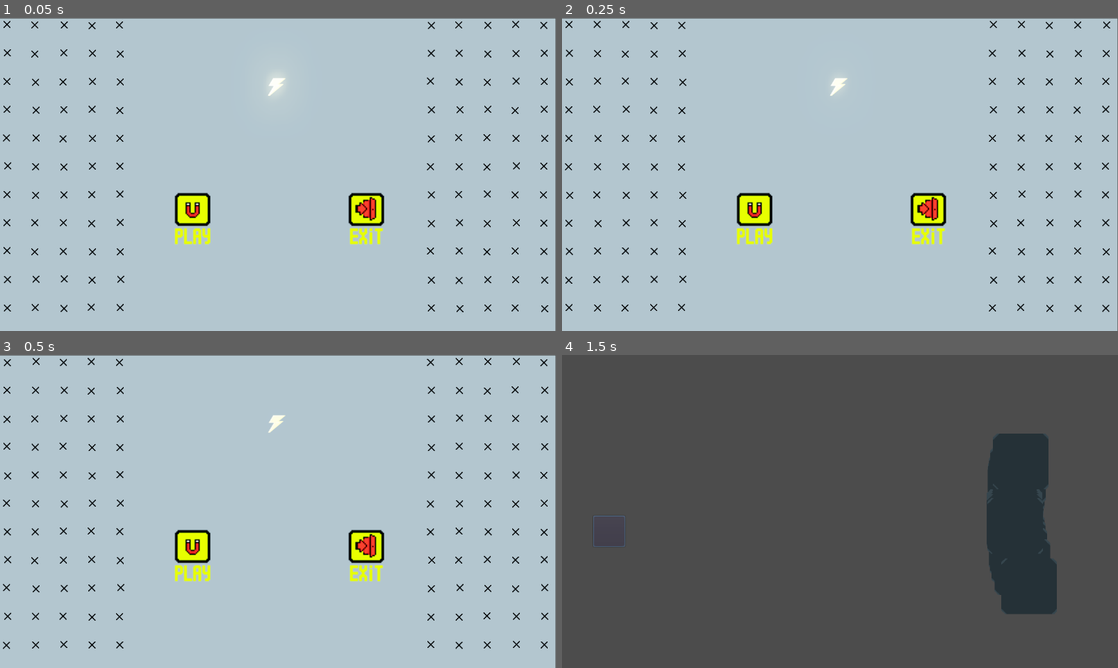
Above: before the commit, frames 1-4 (two rows, left to right).
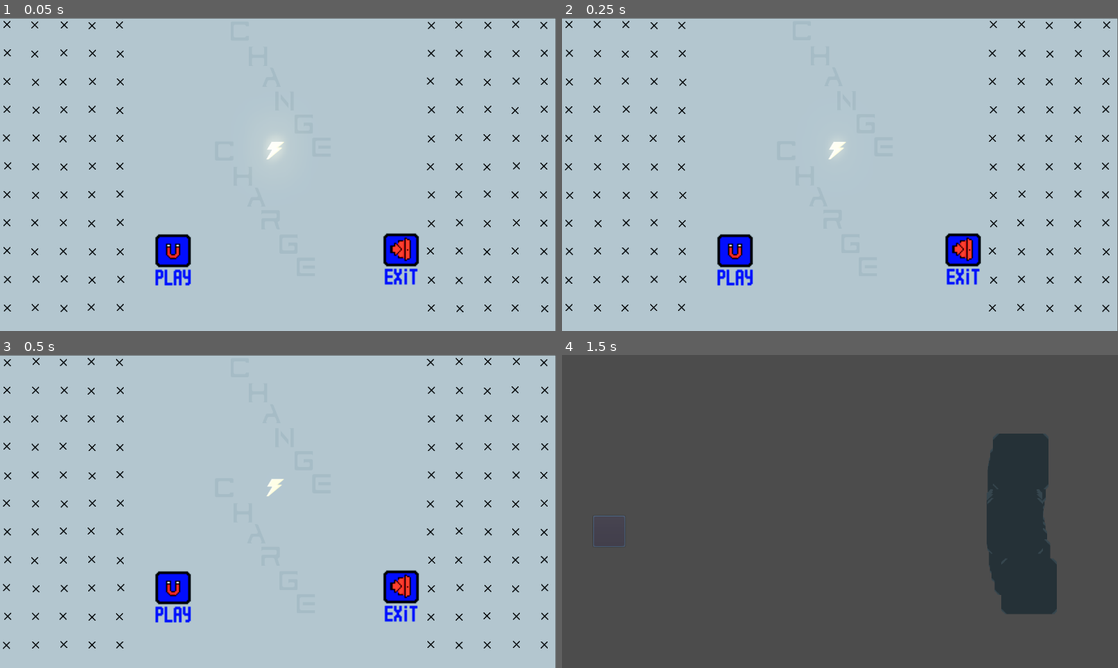
Above: after the commit, the same moments.

Repository: Gamedev-do-Hiroshi/changecharge
Game: Godot game, scene res://scenes/Title_Screen.tscn
Two runs of this game, one before a commit and one after it. Both use one fixed random seed, a clock stepped at 60 frames per second and the inputs below. This scene is started directly instead of the project's main scene.
Inputs (mouse positions are in pixels of both pictures, inside the frame that each line leads up to; where the layout moved, square brackets give the same spot in the first picture):
- Up to frame 1 (0.05 s): no input
- Up to frame 2 (0.25 s): no input
- Up to frame 3 (0.5 s): no input
- Up to frame 4 (1.5 s): click (734, 599) [756, 555] at 0.5 s; click (606, 530) at 1.25 s

The runs differ from the first frame. In frame 1, 3.9% of the frame differs, in the area x 27-76%, y 16-86%; in frame 2, 3.8%; in frame 3, 3.7%; in frame 4, nothing differs.

Commit message:
Bora dar merge no menu aqui

Diff:
--- a/Game/scenes/Title_Screen.tscn
+++ b/Game/scenes/Title_Screen.tscn
@@ -1,7 +1,7 @@
 [gd_scene load_steps=11 format=2]
 
 [ext_resource path="res://scenes/Back_ground.tscn" type="PackedScene" id=1]
-[ext_resource path="res://Sprites/font/Cyberoise.ttf" type="DynamicFontData" id=2]
+[ext_resource path="res://Sprites/font/ImPerfect23.otf" type="DynamicFontData" id=2]
 [ext_resource path="res://Sprites/Main Menu/exit_button.png" type="Texture" id=3]
 [ext_resource path="res://Sprites/Main Menu/play_button.png" type="Texture" id=4]
 [ext_resource path="res://Sprites/Main Menu/lightning.png" type="Texture" id=5]
@@ -34,19 +34,22 @@
 }
 
 [sub_resource type="DynamicFont" id=4]
-size = 70
+size = 50
 font_data = ExtResource( 2 )
 
 [node name="Title_Screen" type="Node"]
 script = ExtResource( 6 )
+__meta__ = {
+"_edit_horizontal_guides_": [ 429.035 ]
+}
 
 [node name="Back_ground" parent="." instance=ExtResource( 1 )]
 
 [node name="TextureButton" type="TextureButton" parent="."]
-margin_left = 400.0
-margin_top = 400.0
-margin_right = 487.0
-margin_bottom = 526.0
+margin_left = 354.95
+margin_top = 495.401
+margin_right = 441.95
+margin_bottom = 621.401
 rect_pivot_offset = Vector2( 43.5, 63 )
 texture_normal = ExtResource( 4 )
 expand = true
@@ -56,10 +59,10 @@
 }
 
 [node name="TextureButton2" type="TextureButton" parent="."]
-margin_left = 800.0
-margin_top = 400.0
-margin_right = 887.0
-margin_bottom = 526.0
+margin_left = 879.501
+margin_top = 492.751
+margin_right = 966.501
+margin_bottom = 618.751
 rect_pivot_offset = Vector2( 43.5, 63 )
 texture_normal = ExtResource( 3 )
 expand = true
@@ -70,7 +73,7 @@
 
 [node name="Sprite" type="Sprite" parent="."]
 material = SubResource( 1 )
-position = Vector2( 633.618, 158.382 )
+position = Vector2( 630.132, 305.01 )
 scale = Vector2( 1.57812, 1.31534 )
 texture = ExtResource( 5 )
 offset = Vector2( 1.65045, 0.170807 )
@@ -81,30 +84,208 @@
 [node name="AnimationPlayer" type="AnimationPlayer" parent="."]
 anims/twinkle = SubResource( 3 )
 
-[node name="RichTextLabel" type="RichTextLabel" parent="."]
-modulate = Color( 0.960784, 0.0235294, 0.0235294, 1 )
-margin_left = 510.618
-margin_top = 46.382
-margin_right = 777.618
-margin_bottom = 166.382
-custom_fonts/normal_font = SubResource( 4 )
-bbcode_enabled = true
-bbcode_text = "[shake  RATE = 10level = 5 ]CHANGE"
-text = "CHANGE"
+[node name="Letra1" type="RichTextLabel" parent="."]
+modulate = Color( 0.827451, 0.788235, 0.2, 1 )
+anchor_bottom = 1.32455e-09
+margin_left = 530.702
+margin_top = 6.56481
+margin_right = 841.702
+margin_bottom = 61.5648
+custom_fonts/normal_font = SubResource( 4 )
+bbcode_enabled = true
+bbcode_text = "[shake  RATE=10level=5]C"
+text = "C"
+scroll_active = false
+__meta__ = {
+"_edit_use_anchors_": false
+}
+
+[node name="Letra2" type="RichTextLabel" parent="."]
+modulate = Color( 0.827451, 0.788235, 0.2, 1 )
+anchor_left = -0.00160198
+anchor_top = -0.00854393
+anchor_right = -0.00160198
+anchor_bottom = -0.00854393
+margin_left = 575.056
+margin_top = 71.1565
+margin_right = 860.056
+margin_bottom = 126.156
+custom_fonts/normal_font = SubResource( 4 )
+bbcode_enabled = true
+bbcode_text = "[shake  RATE = 10level = 5 ]H"
+text = "H"
+scroll_active = false
+__meta__ = {
+"_edit_use_anchors_": false
+}
+
+[node name="Letra3" type="RichTextLabel" parent="."]
+modulate = Color( 0.827451, 0.788235, 0.2, 1 )
+margin_left = 604.325
+margin_top = 112.746
+margin_right = 916.325
+margin_bottom = 167.746
+custom_fonts/normal_font = SubResource( 4 )
+bbcode_enabled = true
+bbcode_text = "[shake  RATE = 10level = 5 ]A"
+text = "A"
+scroll_active = false
+__meta__ = {
+"_edit_use_anchors_": false
+}
+
+[node name="Letra4" type="RichTextLabel" parent="."]
+modulate = Color( 0.827451, 0.788235, 0.2, 1 )
+margin_left = 633.938
+margin_top = 167.746
+margin_right = 943.938
+margin_bottom = 222.746
+custom_fonts/normal_font = SubResource( 4 )
+bbcode_enabled = true
+bbcode_text = "[shake  RATE = 10level = 5 ]N"
+text = "N"
+scroll_active = false
+__meta__ = {
+"_edit_use_anchors_": false
+}
+
+[node name="Letra5" type="RichTextLabel" parent="."]
+modulate = Color( 0.827451, 0.788235, 0.2, 1 )
+margin_left = 677.771
+margin_top = 221.337
+margin_right = 987.775
+margin_bottom = 276.337
+custom_fonts/normal_font = SubResource( 4 )
+bbcode_enabled = true
+bbcode_text = "[shake  RATE = 10level = 5 ]G"
+text = "G"
+scroll_active = false
+__meta__ = {
+"_edit_use_anchors_": false
+}
+
+[node name="Letra6" type="RichTextLabel" parent="."]
+modulate = Color( 0.827451, 0.788235, 0.2, 1 )
+margin_left = 718.57
+margin_top = 274.037
+margin_right = 1028.58
+margin_bottom = 329.037
+custom_fonts/normal_font = SubResource( 4 )
+bbcode_enabled = true
+bbcode_text = "[shake  RATE = 10level = 5 ]E"
+text = "E"
+scroll_active = false
+__meta__ = {
+"_edit_use_anchors_": false
+}
+
+[node name="Letra7" type="RichTextLabel" parent="."]
+modulate = Color( 0.827451, 0.788235, 0.2, 1 )
+anchor_bottom = 1.32455e-09
+margin_left = 495.466
+margin_top = 282.579
+margin_right = 806.466
+margin_bottom = 337.579
+custom_fonts/normal_font = SubResource( 4 )
+bbcode_enabled = true
+bbcode_text = "[shake  RATE=10level=5]C"
+text = "C"
+scroll_active = false
+__meta__ = {
+"_edit_use_anchors_": false
+}
+
+[node name="Letra8" type="RichTextLabel" parent="."]
+modulate = Color( 0.827451, 0.788235, 0.2, 1 )
+anchor_left = -0.00160198
+anchor_top = -0.00854393
+anchor_right = -0.00160198
+anchor_bottom = -0.00854393
+margin_left = 539.821
+margin_top = 347.171
+margin_right = 824.821
+margin_bottom = 402.171
+custom_fonts/normal_font = SubResource( 4 )
+bbcode_enabled = true
+bbcode_text = "[shake  RATE = 10level = 5 ]H"
+text = "H"
+scroll_active = false
+__meta__ = {
+"_edit_use_anchors_": false
+}
+
+[node name="Letra9" type="RichTextLabel" parent="."]
+modulate = Color( 0.827451, 0.788235, 0.2, 1 )
+margin_left = 569.089
+margin_top = 388.76
+margin_right = 881.089
+margin_bottom = 443.76
+custom_fonts/normal_font = SubResource( 4 )
+bbcode_enabled = true
+bbcode_text = "[shake  RATE = 10level = 5 ]A"
+text = "A"
+scroll_active = false
+__meta__ = {
+"_edit_use_anchors_": false
+}
+
+[node name="Letra10" type="RichTextLabel" parent="."]
+modulate = Color( 0.827451, 0.788235, 0.2, 1 )
+margin_left = 601.639
+margin_top = 440.823
+margin_right = 911.639
+margin_bottom = 495.823
+custom_fonts/normal_font = SubResource( 4 )
+bbcode_enabled = true
+bbcode_text = "[shake  RATE = 10level = 5 ]R"
+text = "R"
+scroll_active = false
+__meta__ = {
+"_edit_use_anchors_": false
+}
+
+[node name="Letra11" type="RichTextLabel" parent="."]
+modulate = Color( 0.827451, 0.788235, 0.2, 1 )
+margin_left = 642.536
+margin_top = 497.351
+margin_right = 952.539
+margin_bottom = 552.351
+custom_fonts/normal_font = SubResource( 4 )
+bbcode_enabled = true
+bbcode_text = "[shake  RATE = 10level = 5 ]G"
+text = "G"
+scroll_active = false
+__meta__ = {
+"_edit_use_anchors_": false
+}
+
+[node name="Letra12" type="RichTextLabel" parent="."]
+modulate = Color( 0.827451, 0.788235, 0.2, 1 )
+margin_left = 683.334
+margin_top = 550.051
+margin_right = 993.339
+margin_bottom = 605.051
+custom_fonts/normal_font = SubResource( 4 )
+bbcode_enabled = true
+bbcode_text = "[shake  RATE = 10level = 5 ]E"
+text = "E"
+scroll_active = false
 __meta__ = {
 "_edit_use_anchors_": false
 }
 
 [node name="RichTextLabel2" type="RichTextLabel" parent="."]
+visible = false
 modulate = Color( 0.0392157, 0.105882, 0.992157, 1 )
-margin_left = 513.618
-margin_top = 94.382
-margin_right = 780.618
-margin_bottom = 302.382
+margin_left = 519.86
+margin_top = 551.514
+margin_right = 835.86
+margin_bottom = 759.514
 custom_fonts/normal_font = SubResource( 4 )
 bbcode_enabled = true
 bbcode_text = "[shake  RATE = 10 level = 5 ] CHARGE"
 text = " CHARGE"
+scroll_active = false
 __meta__ = {
 "_edit_use_anchors_": false
 }
--- a/Game/scripts/Title_Screen.gd
+++ b/Game/scripts/Title_Screen.gd
@@ -1,7 +1,31 @@
 extends Node
 
+var t = 0.0
+var letra = 0
+var letras = []
+
+func _ready():
+	letra = 0
+	letras = [$Letra1, $Letra2, $Letra3, $Letra4, $Letra5, $Letra6, $Letra7, $Letra8, $Letra9, $Letra10, $Letra11, $Letra12]
+	print($Letra1)
+	for i in letras:
+		print(i.modulate)
+		print("Eita")
+		i.modulate = Color(0x111111)
+		print("Eh mesmo")
+		letra = -1
+	pass
 
 func _physics_process(delta):
+	t += delta
+	if t > 1:
+		letra = 0
+		t = 0
+	if t > 0.01 and letra < 12 and letra >= 0:
+		letras[letra].modulate = Color(1, 1, 1, 5)#Color(0xd3c933)
+		letras[letra].self_modulate = Color(0.827451,0.788235,0.2,1)#Color(0xd3c933)
+		letra += 1
+		t = 0.0
 	$AnimationPlayer.play("twinkle")
 
 
Binary file added: Game/Sprites/Main Menu/exit_button (cópia).png
Not shown, added: Game/Sprites/Main Menu/exit_button (cópia).png.import
Binary file added: Game/Sprites/Main Menu/exit_button (outra cópia).png
Not shown, added: Game/Sprites/Main Menu/exit_button (outra cópia).png.import
Binary file changed: Game/Sprites/Main Menu/exit_button.png
Binary file added: Game/Sprites/Main Menu/lightning (cópia).png
Not shown, added: Game/Sprites/Main Menu/lightning (cópia).png.import
Binary file added: Game/Sprites/Main Menu/play_button (cópia).png
Not shown, added: Game/Sprites/Main Menu/play_button (cópia).png.import
Binary file changed: Game/Sprites/Main Menu/play_button.png
Binary file added: Game/Sprites/font/ImPerfect23.otf
